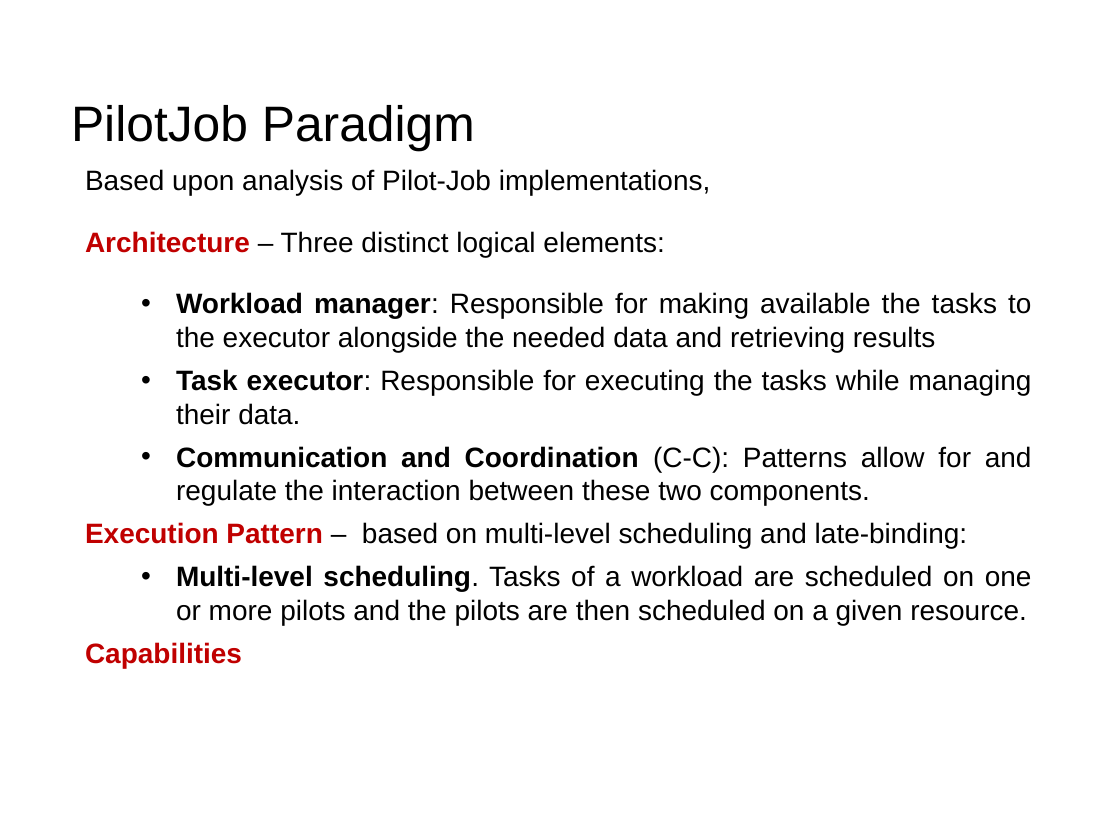
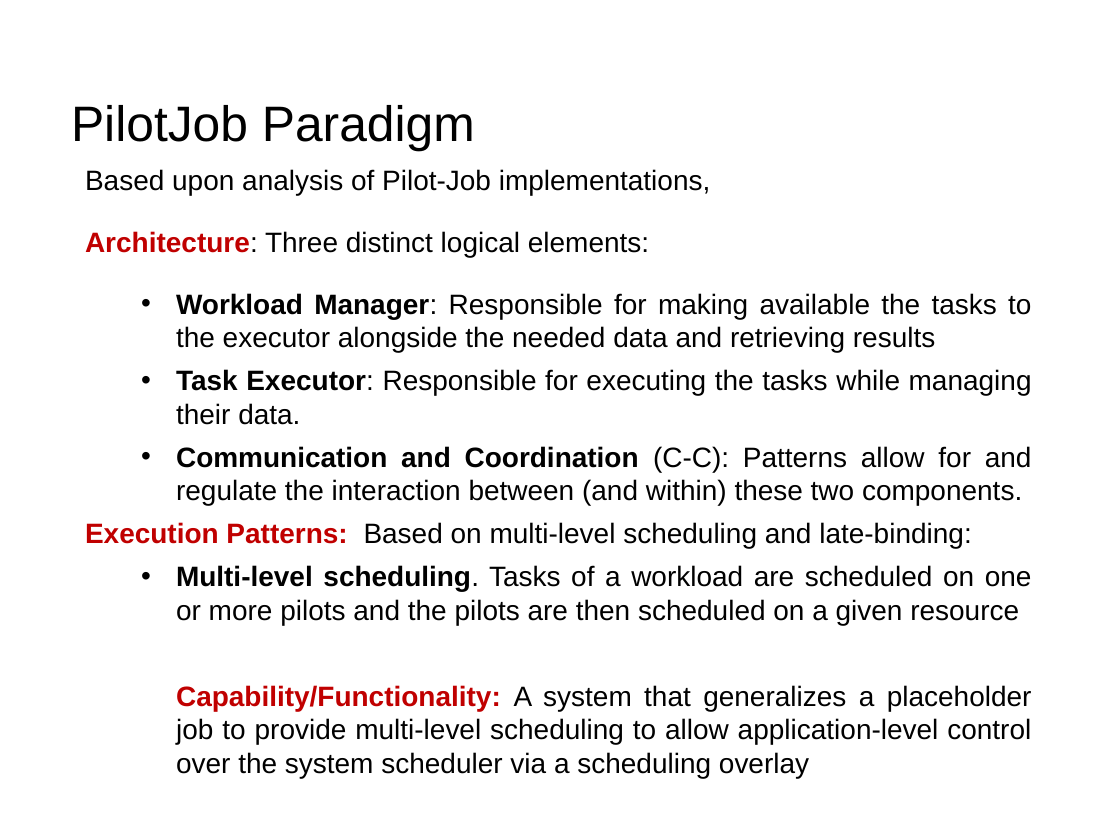
Before and after one commit to saga-project/presentations, a slide deck: slide 7 of bnl-pstar.ppt. Drawn at 1120x840 pixels with LibreOffice and Linux fonts; fonts in the diff are those of the drawing; background and template pictures are left out. Boxes give left, top, right and bottom in pixels: in the first picture for what was removed or moved away, otherwise in the second. Text is boxed around its words. In the diff, an @@ line names an element or a change of style, - is before the commit and + after.

Commit message:
updated version

```diff
--- a/bnl-pstar.ppt
+++ b/bnl-pstar.ppt
@@ text at (x1=85, y1=231, x2=1032, y2=778): text changed @@
-Architecture – Three distinct logical elements:
-  • Workload manager: Responsible for making available the tasks to the executor alongside the needed data and retrieving results
-  • Task executor: Responsible for executing the tasks while managing their data.
-  • Communication and Coordination (C-C): Patterns allow for and regulate the interaction between these two components.
-Execution Pattern – based on multi-level scheduling and late-binding:
-  • Multi-level scheduling. Tasks of a workload are scheduled on one or more pilots and the pilots are then scheduled on a given resource.
-Capabilities
+Architecture: Three distinct logical elements:
+  • Workload Manager: Responsible for making available the tasks to the executor alongside the needed data and retrieving results
+  • Task Executor: Responsible for executing the tasks while managing their data.
+  • Communication and Coordination (C-C): Patterns allow for and regulate the interaction between (and within) these two components.
+Execution Patterns: Based on multi-level scheduling and late-binding:
+  • Multi-level scheduling. Tasks of a workload are scheduled on one or more pilots and the pilots are then scheduled on a given resource
+Capability/Functionality: A system that generalizes a placeholder job to provide multi-level scheduling to allow application-level control over the system scheduler via a scheduling overlay
```
Also in this commit, not shown: 5 other slides changed, 1 slide added, 1 slide removed.
